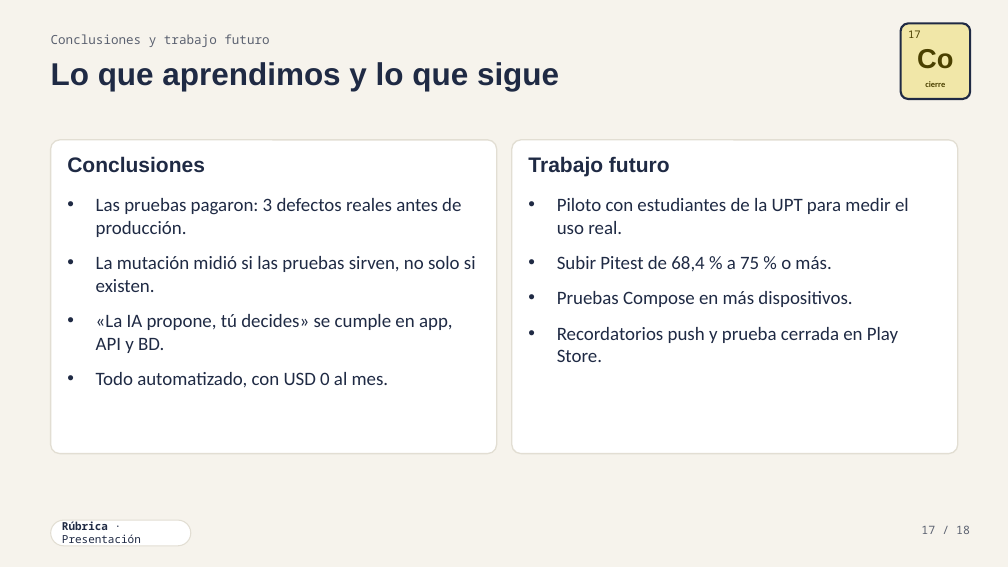
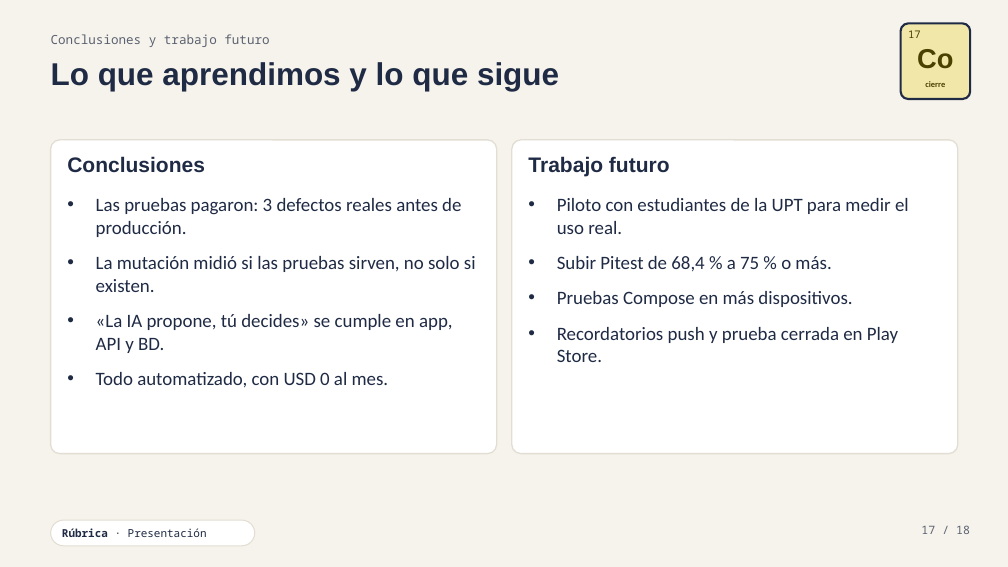
Before and after one commit to Laos19/TareaIA, a slide deck: slide 17 of docs/presentacion/TAREIA-presentacion.pptx. Drawn at 1008x567 pixels with LibreOffice and Linux fonts; fonts in the diff are those of the drawing. Boxes give left, top, right and bottom in pixels: in the first picture for what was removed or moved away, otherwise in the second. Text is boxed around its words. In the diff, an @@ line names an element or a change of style, - is before the commit and + after.

```diff
--- a/docs/presentacion/TAREIA-presentacion.pptx
+++ b/docs/presentacion/TAREIA-presentacion.pptx
@@ rounded rectangle: place and size @@
-rounded rectangle at [51,520,191,546]
+rounded rectangle at [51,520,255,546]
@@ text "Rúbrica · Presentación" rewrapped from [62,521,141,546] to [62,528,207,537] @@
```
Also in this commit, not shown: 15 other slides changed, 11 other files.
